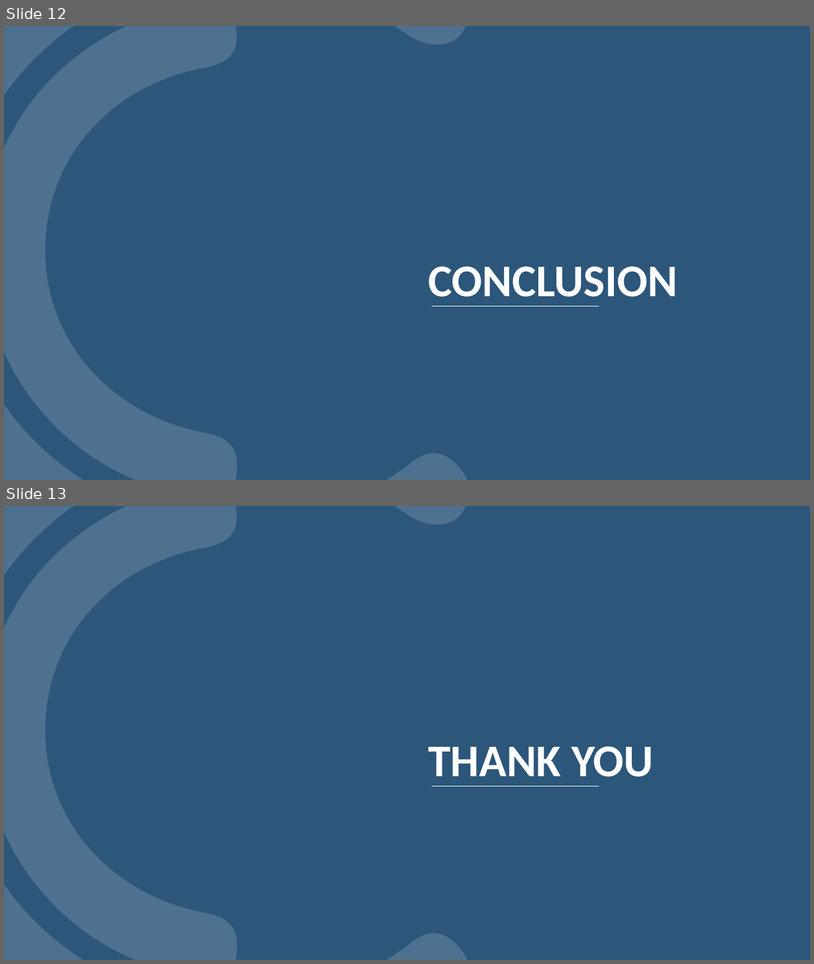
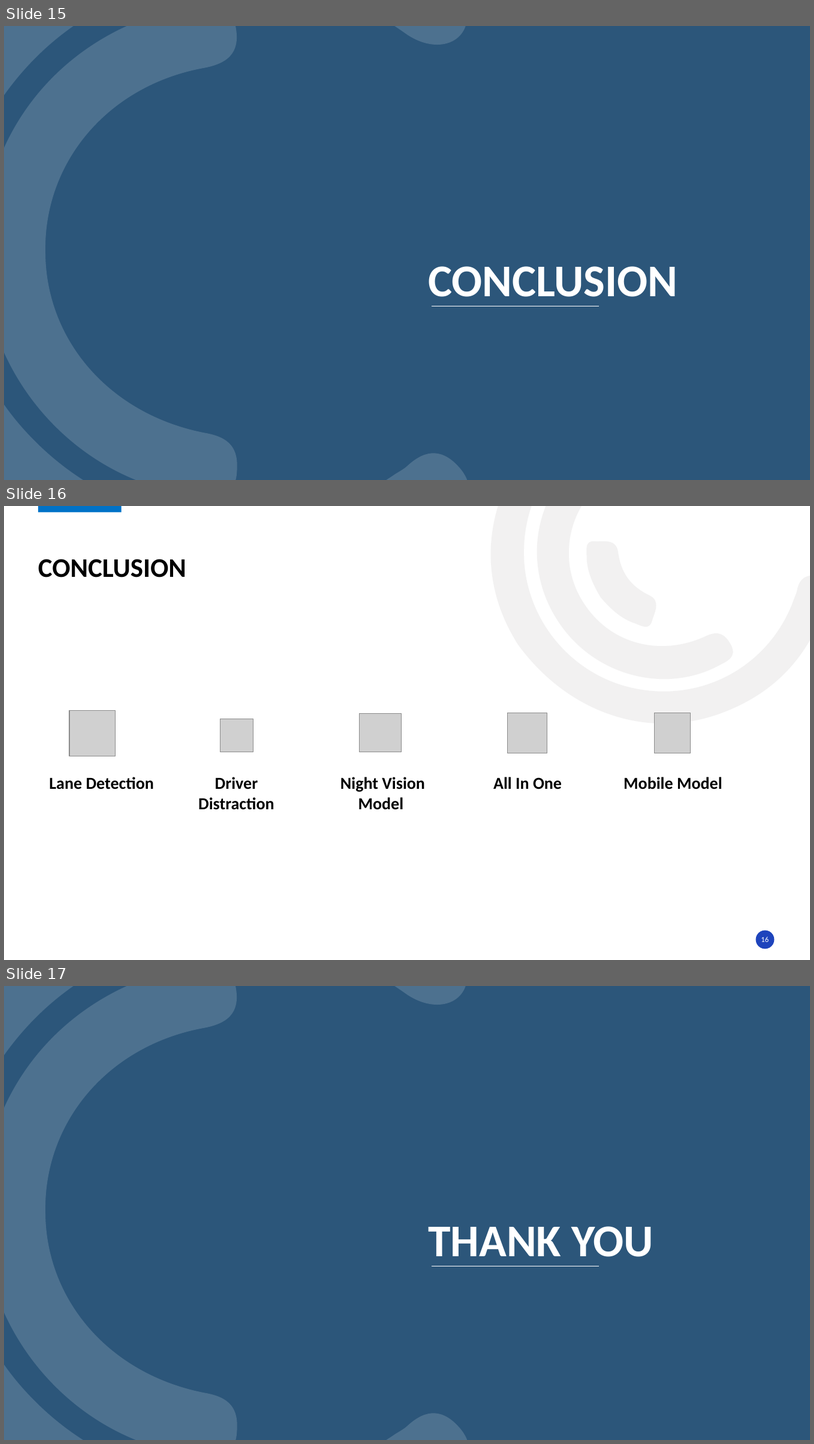
Before and after one commit to Osama-Atwa/Hawkeye, a slide deck: HawkEye.pptx. Shown one above the other, each under a label of ours: slides 12 and 13 before the commit, slides 15, 16 and 17 after it. The pictures are 814x964 and 814x1444 pixels, drawn with LibreOffice and Linux fonts; fonts in the diff are those of the drawing; grey boxes stand for pictures; background and template pictures are left out. Boxes give left, top, right and bottom in pixels: in the first picture for what was removed or moved away, otherwise in the second. Text is boxed around its words. In the diff, an @@ line names an element or a change of style, - is before the commit and + after.

Commit message:
update ppt
update ppt but not the conclusion

```diff
--- a/HawkEye.pptx
+++ b/HawkEye.pptx
@@ slide 16 added at bbox=[4, 506, 810, 960], background #FFFFFF @@
@@ rectangle added at bbox=[38, 506, 122, 512], fill #0072C7 @@
@@ freeform shape added at bbox=[417, 506, 810, 798], fill #E7E6E6 at 53% opacity @@
@@ freeform shape added at bbox=[486, 506, 741, 730], fill #E7E6E6 at 53% opacity @@
@@ freeform shape added at bbox=[569, 525, 672, 642], fill #E7E6E6 at 53% opacity @@
@@ title added at bbox=[38, 559, 186, 577], 32 pt, text #000000, bold @@
+CONCLUSION
@@ picture added at bbox=[69, 711, 116, 756] @@
@@ picture added at bbox=[221, 719, 253, 751] @@
@@ picture added at bbox=[360, 714, 401, 751] @@
@@ picture added at bbox=[508, 713, 548, 753] @@
@@ picture added at bbox=[655, 713, 691, 753] @@
@@ text added at bbox=[49, 777, 154, 789], 20 pt, text #000000, bold @@
+Lane Detection
@@ text added at bbox=[198, 777, 275, 810], 20 pt, text #000000, bold @@
+Driver Distraction
@@ text added at bbox=[341, 777, 425, 810], 20 pt, text #000000, bold @@
+Night Vision
+Model
@@ text added at bbox=[494, 777, 562, 789], 20 pt, text #000000, bold @@
+All In One
@@ text added at bbox=[624, 777, 723, 789], 20 pt, text #000000, bold @@
+Mobile Model
@@ ellipse added at bbox=[756, 930, 776, 949], fill #1E44BC @@
@@ page number added at bbox=[761, 936, 769, 942], 9 pt, text #FFFFFF @@
+16
@@ what was slide 12 is now slide 15 @@
@@ what was slide 13 is now slide 17 @@
```
Also in this commit, not shown: 1 slide changed, 3 other slides added, 1 other file.
